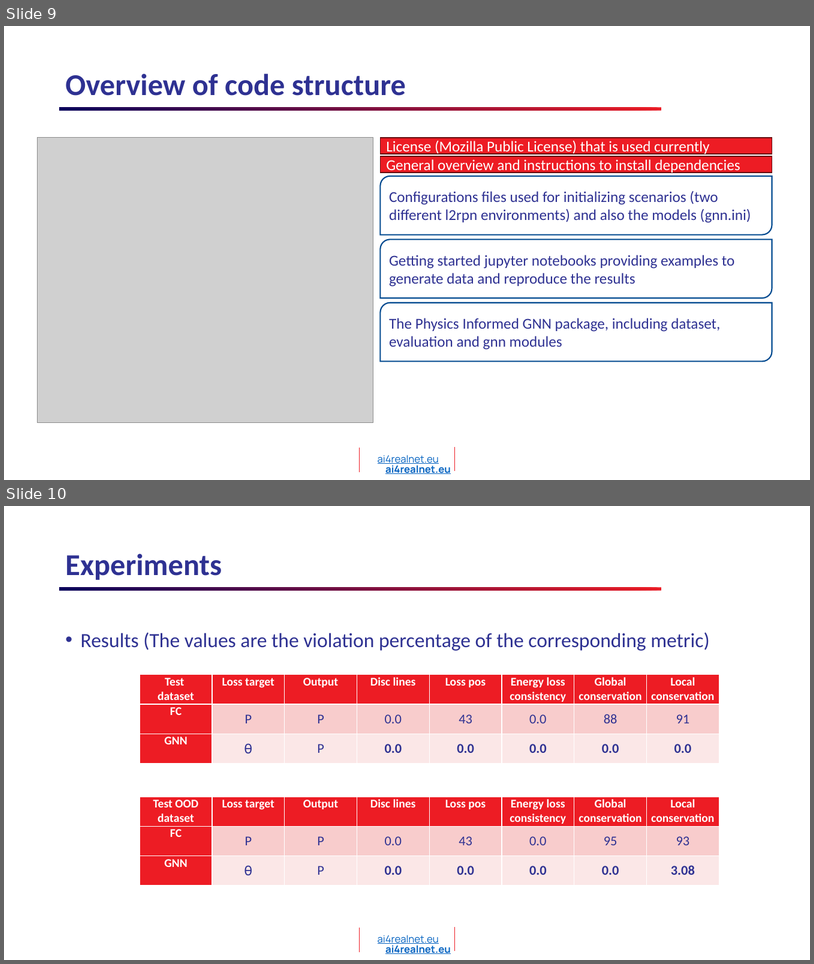
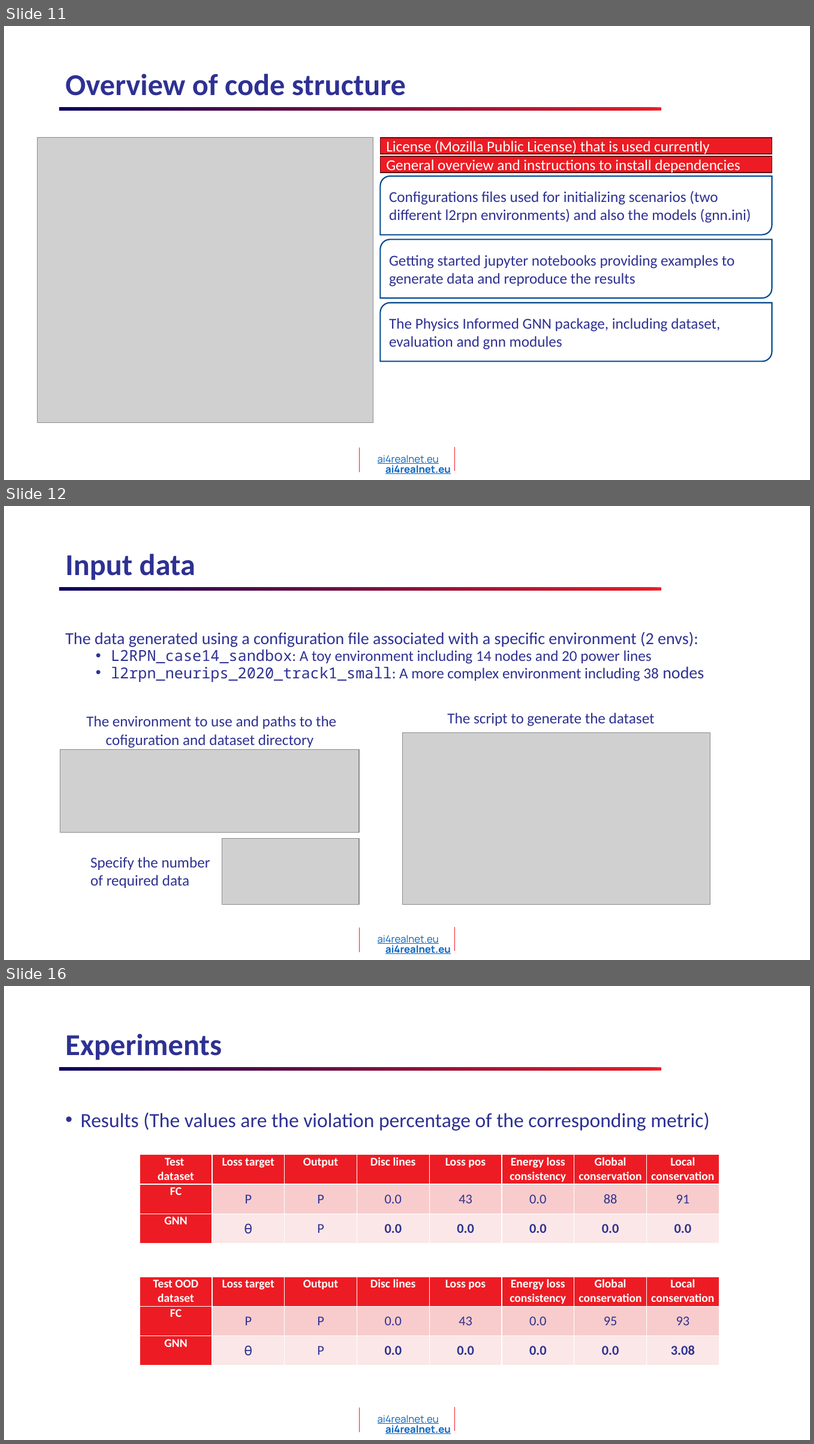
Before and after one commit to AI4REALNET/T2.1_graph_neural_solver, a slide deck: T2.1_KAI_GNN_IRTSX.pptx. Shown one above the other, each under a label of ours: slides 9 and 10 before the commit, slides 11, 12 and 16 after it; the slides between them are not shown. The pictures are 814x964 and 814x1444 pixels, drawn with LibreOffice and Linux fonts; fonts in the diff are those of the drawing; grey boxes stand for pictures; background and template pictures are left out. Boxes give left, top, right and bottom in pixels: in the first picture for what was removed or moved away, otherwise in the second. Text is boxed around its words. In the diff, an @@ line names an element or a change of style, - is before the commit and + after.

```diff
--- a/T2.1_KAI_GNN_IRTSX.pptx
+++ b/T2.1_KAI_GNN_IRTSX.pptx
@@ slide 12 added at (x1=4, y1=506, x2=810, y2=960), background #FFFFFF; not listed: 5 template elements that a slide beside it also shows @@
@@ title added at (x1=65, y1=553, x2=195, y2=580), 36 pt, text #2E3192, bold @@
+Input data
@@ text added at (x1=65, y1=631, x2=704, y2=682), 18 pt, text #2E3192 @@
+The data generated using a configuration file associated with a specific environment (2 envs):
+  • L2RPN_case14_sandbox: A toy environment including 14 nodes and 20 power lines
+  • l2rpn_neurips_2020_track1_small: A more complex environment including 38 nodes
@@ text added at (x1=86, y1=715, x2=336, y2=748), 18 pt, text #2E3192 @@
+The environment to use and paths to the cofiguration and dataset directory
@@ text added at (x1=447, y1=712, x2=655, y2=726), 18 pt, text #2E3192 @@
+The script to generate the dataset
@@ picture added at (x1=402, y1=733, x2=711, y2=904) @@
@@ picture added at (x1=60, y1=749, x2=360, y2=832) @@
@@ picture added at (x1=222, y1=838, x2=359, y2=904) @@
@@ text added at (x1=90, y1=856, x2=210, y2=888), 18 pt, text #2E3192 @@
+Specify the number of required data
@@ what was slide 9 is now slide 11 @@
@@ what was slide 10 is now slide 16 @@
```
Also in this commit, not shown: 1 slide changed, 5 other slides added.
